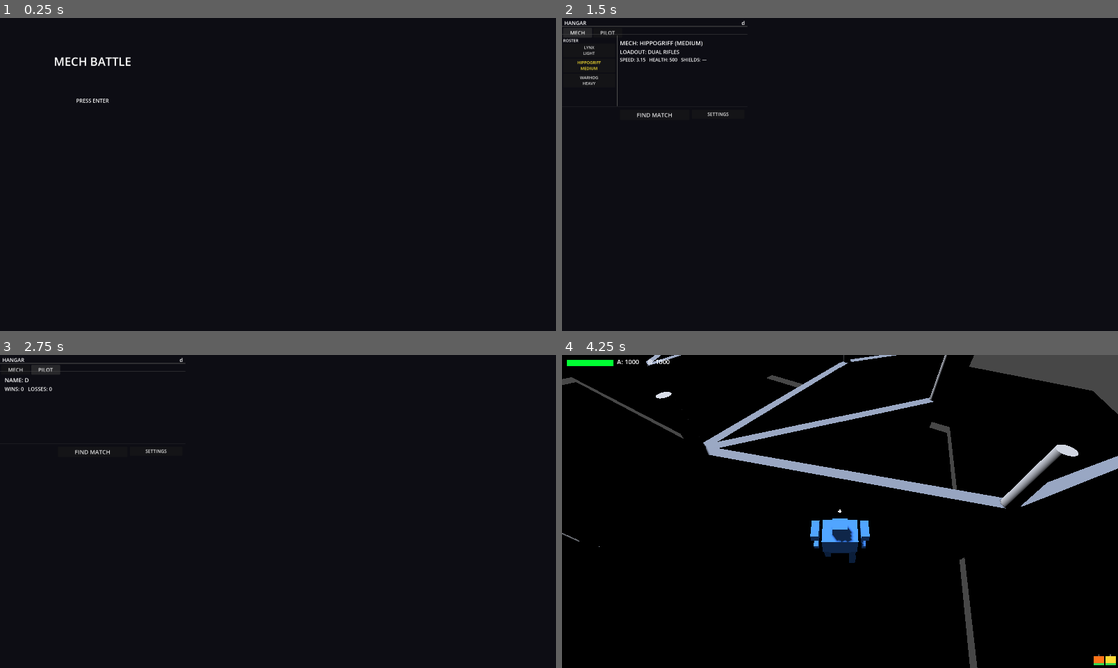
Above: before the commit, frames 1-4 (two rows, left to right).
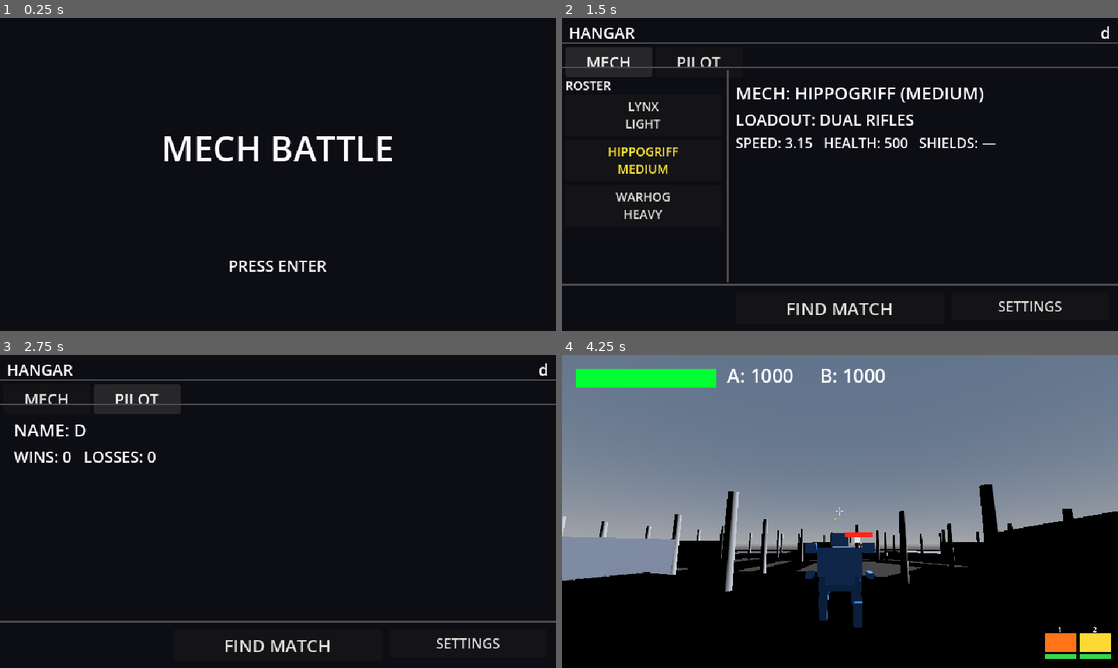
Above: after the commit, the same moments.

Repository: jonathandaley/Hardpoint
Game: Godot game, scene res://scenes/ui/TitleScreen.tscn
The game is run twice, just before and just after one commit, with the same random seed, the same clock (stepped at 60 frames per second) and the same inputs.
Inputs (mouse positions are in pixels of both pictures, inside the frame that each line leads up to):
- Up to frame 1 (0.25 s): no input
- Up to frame 2 (1.5 s): tap Enter (ui_accept) at 0.5, 0.77 s; move the mouse to (962, 158) at 0.52 s; press the mouse at (962, 158) at 0.53 s; hold D (move_right) 0.53-1.25 s; release the mouse at (962, 158) at 1.25 s; click "MECH" at 1.25 s
- Up to frame 3 (2.75 s): click "PILOT" at 2 s
- Up to frame 4 (4.25 s): click "FIND MATCH" at 2.75 s; move the mouse to (812, 511) at 3.52 s; hold W (move_forward) from 3.53 s (still down); right-click (812, 511) at 3.6 s; tap Enter (ui_accept) at 3.77 s

The runs differ from the first frame. In frame 1, 2.0% of the frame differs, in the area x 9-71%, y 12-82%; in frame 2, 7.2%; in frame 3, 5.0%; in frame 4, 64%, in the area x 0-100%, y 0-100%.

Commit message:
Restore viewport to 640x360 / 1280x720 (was bumped to 1080p for Penrose debug)
Co-Authored-By: Claude Sonnet 4.6 <noreply@anthropic.com>

Diff:
--- a/project.godot
+++ b/project.godot
@@ -22,10 +22,10 @@
 
 [display]
 
-window/size/viewport_width=1920
-window/size/viewport_height=1080
-window/size/window_width_override=1920
-window/size/window_height_override=1080
+window/size/viewport_width=640
+window/size/viewport_height=360
+window/size/window_width_override=1280
+window/size/window_height_override=720
 window/stretch/mode="viewport"
 
 [input]
